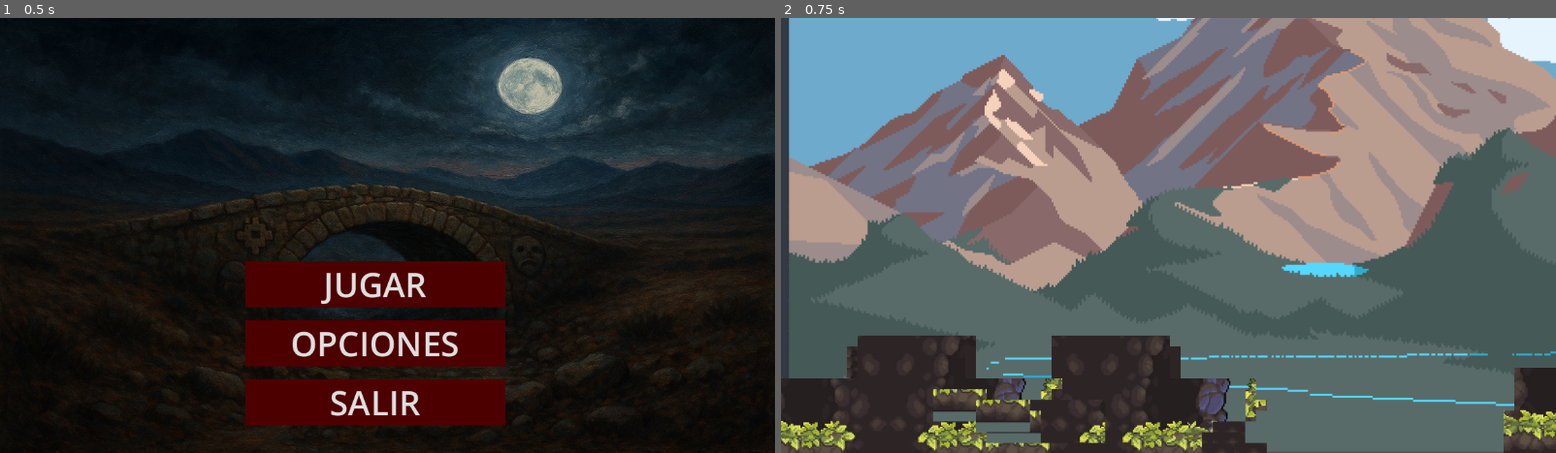
Above: before the commit, frames 1-2 (left to right).
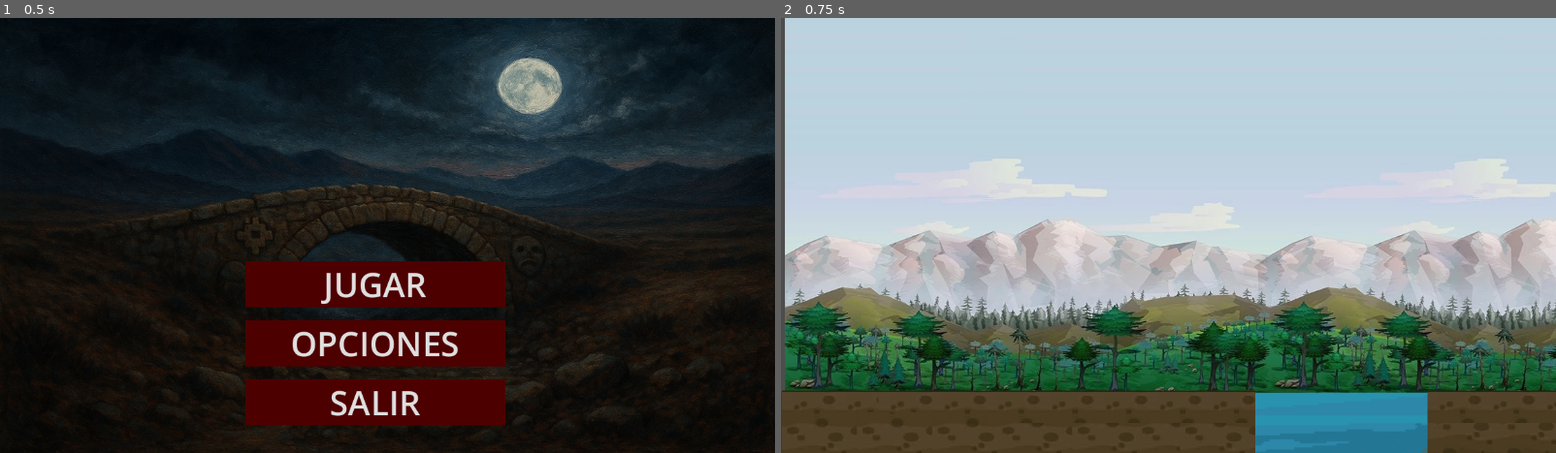
Above: after the commit, the same moments.

Repository: proometeousx/Sombras_del_Altiplano
Game: Godot game, scene res://scenes/ui/main_menu.tscn
The game is run twice, just before and just after one commit, with the same random seed, the same clock (stepped at 60 frames per second) and the same inputs. This scene is started directly instead of the project's main scene.
Inputs:
- Up to frame 1 (0.5 s): no input
- Up to frame 2 (0.75 s): click "JUGAR" at 0.5 s

Frame 1 is identical in both runs. In frame 2, 96% of the frame differs, in the area x 0-100%, y 0-100%.

Commit message:
escenario_update
mejoras de carla

Diff:
--- a/project.godot
+++ b/project.godot
@@ -14,7 +14,6 @@
 run/main_scene="res://scenes/world/main.tscn"
 config/features=PackedStringArray("4.3", "Mobile")
 config/icon="res://icon.svg"
-<<<<<<<HEADrun/main_scene="res://scenes/world/escenario_2.tscn"
 
 [rendering]
 
--- a/scripts/ui/main_menu.gd
+++ b/scripts/ui/main_menu.gd
@@ -12,7 +12,7 @@
 
 
 func _on_button_pressed() -> void:
-	get_tree().change_scene_to_file("res://scenes/world/escenario_2.tscn")
+	get_tree().change_scene_to_file("res://scenes/world/escenario_3.tscn")
 
 
 func _on_button_2_pressed() -> void:
Renamed: scenes/world/escenario 3.tscn -> scenes/world/escenario_3.tscn
